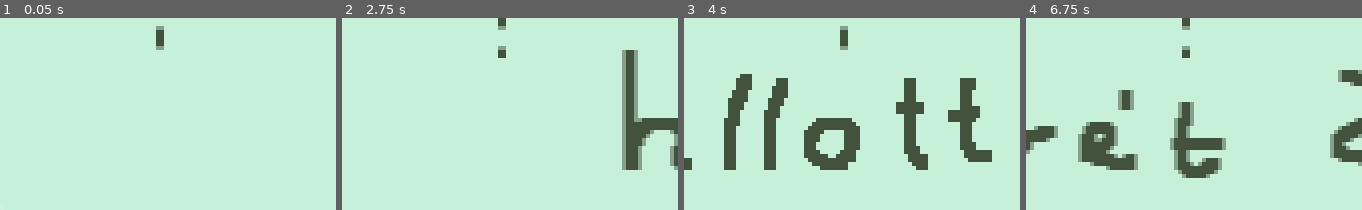
Above: before the commit, frames 1-4 (left to right).
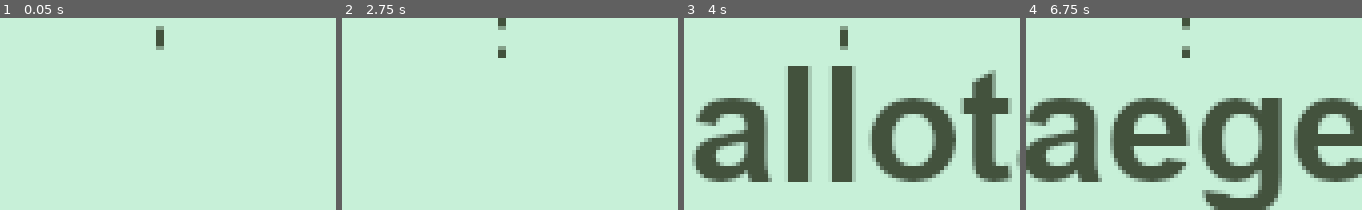
Above: after the commit, the same moments.

Repository: TakacsArtur/CinoRitmo
Game: Godot game, scene res://01/01_01.tscn
The game is run twice, just before and just after one commit, with the same random seed, the same clock (stepped at 60 frames per second) and the same inputs.
Inputs:
- Up to frame 1 (0.05 s): no input
- Up to frame 2 (2.75 s): no input
- Up to frame 3 (4 s): no input
- Up to frame 4 (6.75 s): no input

The runs differ from the first frame. In frame 2, 4.5% of the frame differs, in the area x 83-100%, y 16-80%; in frame 3, 31%; in frame 4, 31%, in the area x 0-100%, y 27-100%.

Commit message:
BigChanges

Diff:
--- a/cinoritmo/01/01_01.tscn
+++ b/cinoritmo/01/01_01.tscn
@@ -1,10 +1,10 @@
-[gd_scene load_steps=10 format=3 uid="uid://ttqelvba0dsy"]
+[gd_scene load_steps=29 format=3 uid="uid://ttqelvba0dsy"]
 
 [ext_resource type="Texture2D" uid="uid://damkd2c0gvcye" path="res://Assets/Jpegs/General/background.png" id="1_1odnx"]
+[ext_resource type="Texture2D" uid="uid://cdjqggj34y1xr" path="res://Assets/Jpegs/General/titel_card.png" id="1_wg34e"]
 [ext_resource type="Script" path="res://01/player_contrrol.gd" id="2_nd7de"]
 [ext_resource type="Texture2D" uid="uid://bbvbsdgy26ek4" path="res://Assets/Jpegs/Beatmarker/beatmarker.png" id="4_2mq13"]
 [ext_resource type="Texture2D" uid="uid://d4khrceasx376" path="res://Assets/Jpegs/Beatmarker/beatmarker_2.png" id="5_anyw3"]
-[ext_resource type="Texture2D" uid="uid://c6o5jjpvcqfly" path="res://Assets/Jpegs/General/temp_holdover.png" id="6_rjx1h"]
 [ext_resource type="Texture2D" uid="uid://o31moht0nf5g" path="res://Assets/Jpegs/Notemarker/noteMarker.jpg" id="6_vl30o"]
 
 [sub_resource type="RectangleShape2D" id="RectangleShape2D_cxxpv"]
@@ -27,11 +27,68 @@
 [sub_resource type="RectangleShape2D" id="RectangleShape2D_tknu1"]
 size = Vector2(2.5, 38)
 
+[sub_resource type="RectangleShape2D" id="RectangleShape2D_4vks1"]
+size = Vector2(16, 8)
+
+[sub_resource type="RectangleShape2D" id="RectangleShape2D_4xpjy"]
+size = Vector2(16, 8)
+
+[sub_resource type="RectangleShape2D" id="RectangleShape2D_b3b1k"]
+size = Vector2(8, 8)
+
+[sub_resource type="RectangleShape2D" id="RectangleShape2D_n6ji1"]
+size = Vector2(8, 8)
+
+[sub_resource type="RectangleShape2D" id="RectangleShape2D_ksfp5"]
+size = Vector2(8, 8)
+
+[sub_resource type="RectangleShape2D" id="RectangleShape2D_i5rqr"]
+size = Vector2(8, 8)
+
+[sub_resource type="RectangleShape2D" id="RectangleShape2D_d1fm1"]
+size = Vector2(8, 8)
+
+[sub_resource type="RectangleShape2D" id="RectangleShape2D_wfktj"]
+size = Vector2(8, 8)
+
+[sub_resource type="RectangleShape2D" id="RectangleShape2D_4fg22"]
+size = Vector2(16, 8)
+
+[sub_resource type="RectangleShape2D" id="RectangleShape2D_tv1p4"]
+size = Vector2(16, 8)
+
+[sub_resource type="RectangleShape2D" id="RectangleShape2D_d53gh"]
+size = Vector2(8, 8)
+
+[sub_resource type="RectangleShape2D" id="RectangleShape2D_0vudq"]
+size = Vector2(8, 8)
+
+[sub_resource type="RectangleShape2D" id="RectangleShape2D_fh70s"]
+size = Vector2(8, 8)
+
+[sub_resource type="RectangleShape2D" id="RectangleShape2D_5c4jm"]
+size = Vector2(8, 8)
+
+[sub_resource type="RectangleShape2D" id="RectangleShape2D_5wpry"]
+size = Vector2(8, 8)
+
+[sub_resource type="RectangleShape2D" id="RectangleShape2D_m2cp3"]
+size = Vector2(8, 8)
+
+[sub_resource type="RectangleShape2D" id="RectangleShape2D_oj0la"]
+size = Vector2(8, 8)
+
+[sub_resource type="RectangleShape2D" id="RectangleShape2D_scvof"]
+size = Vector2(16, 8)
+
+[sub_resource type="RectangleShape2D" id="RectangleShape2D_3klya"]
+size = Vector2(24, 8)
+
 [node name="Node2D" type="Node2D"]
 
-[node name="TempHoldover" type="Sprite2D" parent="."]
+[node name="TitelCard" type="Sprite2D" parent="."]
 position = Vector2(-501, 25)
-texture = ExtResource("6_rjx1h")
+texture = ExtResource("1_wg34e")
 
 [node name="Background2" type="Sprite2D" parent="."]
 position = Vector2(-1158, 25)
@@ -44,7 +101,7 @@
 texture = ExtResource("1_1odnx")
 
 [node name="StartArea" type="Area2D" parent="."]
-position = Vector2(-190, 20)
+position = Vector2(-190, 13)
 
 [node name="NoteMarker" type="Sprite2D" parent="StartArea"]
 texture_filter = 2
@@ -106,5 +163,217 @@
 shape = SubResource("RectangleShape2D_tknu1")
 debug_color = Color(0.630455, 0.529542, 0, 0.42)
 
+[node name="topRow" type="Area2D" parent="."]
+
+[node name="FirstNote" type="Sprite2D" parent="topRow"]
+texture_filter = 2
+position = Vector2(-166, 13)
+texture = ExtResource("6_vl30o")
+
+[node name="SecondNote" type="Sprite2D" parent="topRow"]
+texture_filter = 2
+position = Vector2(-158, 13)
+texture = ExtResource("6_vl30o")
+
+[node name="CollisionShape2D" type="CollisionShape2D" parent="topRow"]
+position = Vector2(-162, 13)
+shape = SubResource("RectangleShape2D_4vks1")
+
+[node name="FirstNote7" type="Sprite2D" parent="topRow"]
+texture_filter = 2
+position = Vector2(-86, 13)
+texture = ExtResource("6_vl30o")
+
+[node name="FirstNote6" type="Sprite2D" parent="topRow"]
+texture_filter = 2
+position = Vector2(-94, 13)
+texture = ExtResource("6_vl30o")
+
+[node name="CollisionShape2D5" type="CollisionShape2D" parent="topRow"]
+position = Vector2(-90, 13)
+shape = SubResource("RectangleShape2D_4xpjy")
+
+[node name="FirstNote8" type="Sprite2D" parent="topRow"]
+texture_filter = 2
+position = Vector2(-72, 13)
+texture = ExtResource("6_vl30o")
+
+[node name="CollisionShape2D4" type="CollisionShape2D" parent="topRow"]
+position = Vector2(-72, 13)
+shape = SubResource("RectangleShape2D_b3b1k")
+
+[node name="FirstNote11" type="Sprite2D" parent="topRow"]
+texture_filter = 2
+position = Vector2(-34, 13)
+texture = ExtResource("6_vl30o")
+
+[node name="CollisionShape2D6" type="CollisionShape2D" parent="topRow"]
+position = Vector2(-34, 13)
+shape = SubResource("RectangleShape2D_n6ji1")
+
+[node name="FirstNote21" type="Sprite2D" parent="topRow"]
+texture_filter = 2
+position = Vector2(89, 14)
+texture = ExtResource("6_vl30o")
+
+[node name="CollisionShape2D3" type="CollisionShape2D" parent="topRow"]
+position = Vector2(89, 14)
+shape = SubResource("RectangleShape2D_ksfp5")
+
+[node name="midRow" type="Area2D" parent="."]
+
+[node name="FirstNote2" type="Sprite2D" parent="midRow"]
+texture_filter = 2
+position = Vector2(-147, 24)
+texture = ExtResource("6_vl30o")
+
+[node name="CollisionShape2D7" type="CollisionShape2D" parent="midRow"]
+position = Vector2(-147, 24)
+shape = SubResource("RectangleShape2D_i5rqr")
+
+[node name="FirstNote4" type="Sprite2D" parent="midRow"]
+texture_filter = 2
+position = Vector2(-120, 25)
+texture = ExtResource("6_vl30o")
+
+[node name="CollisionShape2D2" type="CollisionShape2D" parent="midRow"]
+position = Vector2(-120, 25)
+shape = SubResource("RectangleShape2D_d1fm1")
+
+[node name="FirstNote9" type="Sprite2D" parent="midRow"]
+texture_filter = 2
+position = Vector2(-60, 25)
+texture = ExtResource("6_vl30o")
+
+[node name="CollisionShape2D" type="CollisionShape2D" parent="midRow"]
+position = Vector2(-60, 25)
+shape = SubResource("RectangleShape2D_wfktj")
+
+[node name="FirstNote13" type="Sprite2D" parent="midRow"]
+texture_filter = 2
+position = Vector2(-2, 25)
+texture = ExtResource("6_vl30o")
+
+[node name="FirstNote14" type="Sprite2D" parent="midRow"]
+texture_filter = 2
+position = Vector2(6, 25)
+texture = ExtResource("6_vl30o")
+
+[node name="CollisionShape2D3" type="CollisionShape2D" parent="midRow"]
+position = Vector2(2, 25)
+shape = SubResource("RectangleShape2D_4fg22")
+
+[node name="FirstNote16" type="Sprite2D" parent="midRow"]
+texture_filter = 2
+position = Vector2(32, 25)
+texture = ExtResource("6_vl30o")
+
+[node name="FirstNote17" type="Sprite2D" parent="midRow"]
+texture_filter = 2
+position = Vector2(40, 25)
+texture = ExtResource("6_vl30o")
+
+[node name="CollisionShape2D4" type="CollisionShape2D" parent="midRow"]
+position = Vector2(36, 25)
+shape = SubResource("RectangleShape2D_tv1p4")
+
+[node name="FirstNote20" type="Sprite2D" parent="midRow"]
+texture_filter = 2
+position = Vector2(78, 26)
+texture = ExtResource("6_vl30o")
+
+[node name="CollisionShape2D5" type="CollisionShape2D" parent="midRow"]
+position = Vector2(78, 26)
+shape = SubResource("RectangleShape2D_d53gh")
+
+[node name="FirstNote22" type="Sprite2D" parent="midRow"]
+texture_filter = 2
+position = Vector2(103, 26)
+texture = ExtResource("6_vl30o")
+
+[node name="CollisionShape2D6" type="CollisionShape2D" parent="midRow"]
+position = Vector2(103, 26)
+shape = SubResource("RectangleShape2D_0vudq")
+
+[node name="bottomRow" type="Area2D" parent="."]
+
+[node name="FirstNote3" type="Sprite2D" parent="bottomRow"]
+texture_filter = 2
+position = Vector2(-133, 37)
+texture = ExtResource("6_vl30o")
+
+[node name="CollisionShape2D8" type="CollisionShape2D" parent="bottomRow"]
+position = Vector2(-133, 37)
+shape = SubResource("RectangleShape2D_fh70s")
+
+[node name="FirstNote5" type="Sprite2D" parent="bottomRow"]
+texture_filter = 2
+position = Vector2(-107, 37)
+texture = ExtResource("6_vl30o")
+
+[node name="CollisionShape2D9" type="CollisionShape2D" parent="bottomRow"]
+position = Vector2(-107, 37)
+shape = SubResource("RectangleShape2D_5c4jm")
+
+[node name="FirstNote10" type="Sprite2D" parent="bottomRow"]
+texture_filter = 2
+position = Vector2(-46, 37)
+texture = ExtResource("6_vl30o")
+
+[node name="CollisionShape2D" type="CollisionShape2D" parent="bottomRow"]
+position = Vector2(-46, 37)
+shape = SubResource("RectangleShape2D_5wpry")
+
+[node name="FirstNote12" type="Sprite2D" parent="bottomRow"]
+texture_filter = 2
+position = Vector2(-17, 37)
+texture = ExtResource("6_vl30o")
+
+[node name="CollisionShape2D2" type="CollisionShape2D" parent="bottomRow"]
+position = Vector2(-17, 37)
+shape = SubResource("RectangleShape2D_m2cp3")
+
+[node name="FirstNote15" type="Sprite2D" parent="bottomRow"]
+texture_filter = 2
+position = Vector2(20, 37)
+texture = ExtResource("6_vl30o")
+
+[node name="CollisionShape2D3" type="CollisionShape2D" parent="bottomRow"]
+position = Vector2(20, 37)
+shape = SubResource("RectangleShape2D_oj0la")
+
+[node name="FirstNote18" type="Sprite2D" parent="bottomRow"]
+texture_filter = 2
+position = Vector2(56, 37)
+texture = ExtResource("6_vl30o")
+
+[node name="CollisionShape2D4" type="CollisionShape2D" parent="bottomRow"]
+position = Vector2(60, 37)
+shape = SubResource("RectangleShape2D_scvof")
+
+[node name="FirstNote19" type="Sprite2D" parent="bottomRow"]
+texture_filter = 2
+position = Vector2(64, 37)
+texture = ExtResource("6_vl30o")
+
+[node name="FirstNote23" type="Sprite2D" parent="bottomRow"]
+texture_filter = 2
+position = Vector2(119, 37)
+texture = ExtResource("6_vl30o")
+
+[node name="FirstNote24" type="Sprite2D" parent="bottomRow"]
+texture_filter = 2
+position = Vector2(127, 37)
+texture = ExtResource("6_vl30o")
+
+[node name="FirstNote25" type="Sprite2D" parent="bottomRow"]
+texture_filter = 2
+position = Vector2(135, 37)
+texture = ExtResource("6_vl30o")
+
+[node name="CollisionShape2D5" type="CollisionShape2D" parent="bottomRow"]
+position = Vector2(127, 37)
+shape = SubResource("RectangleShape2D_3klya")
+
 [connection signal="body_entered" from="StartArea" to="CharacterBody2D" method="_on_start_area_body_entered"]
 [connection signal="body_entered" from="EndArea" to="CharacterBody2D" method="_on_end_area_body_entered"]
--- a/cinoritmo/01/player_contrrol.gd
+++ b/cinoritmo/01/player_contrrol.gd
@@ -1,8 +1,9 @@
 extends CharacterBody2D
+var velocityy = 120
 
 func _physics_process(delta: float) -> void:
 	#going right 'ere
-	velocity.x = 90
+	velocity.x = velocityy
 	move_and_slide()
 
 func _on_end_area_body_entered(body: Node2D) -> void:
@@ -11,3 +12,4 @@
 
 func _on_start_area_body_entered(body: Node2D) -> void:
 	print("Entered")
+	velocityy = 60
Binary file added: cinoritmo/Assets/Jpegs/General/titel_card.png
Not shown, added: cinoritmo/Assets/Jpegs/General/titel_card.png.import
